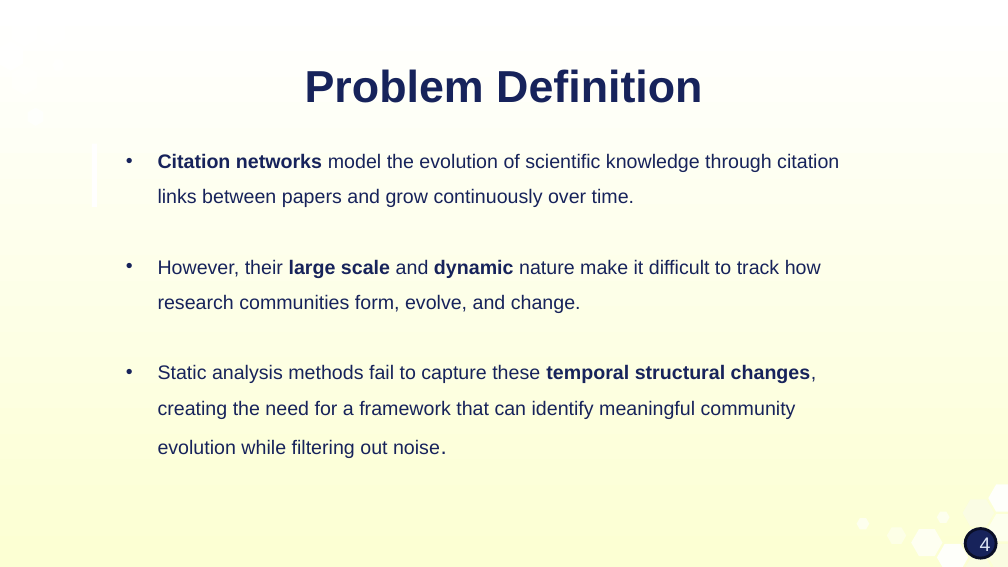
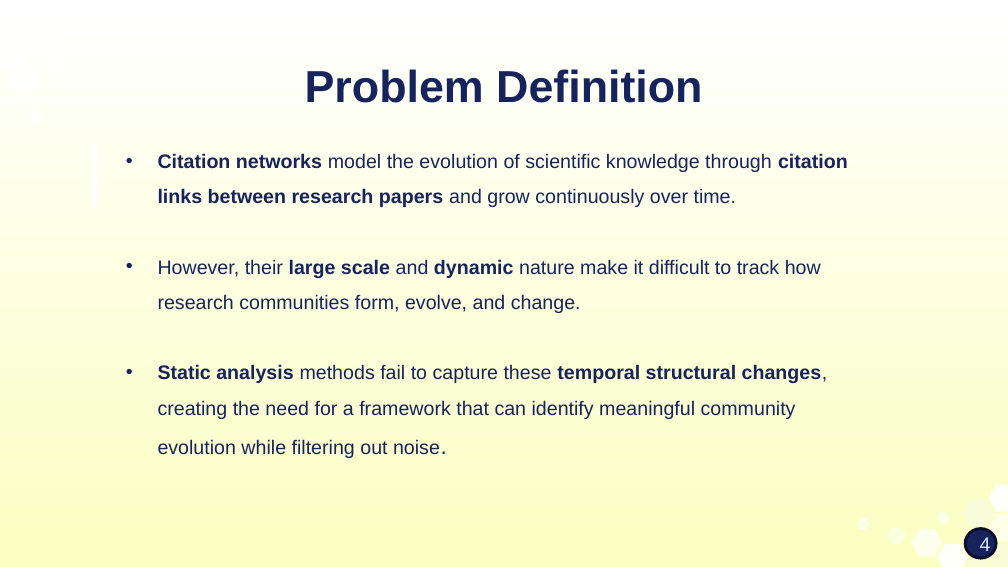
Before and after one commit to Yamit-Moreno/FinalProject_EvolvingKnowledgeInPublications, a slide deck: slide 4 of Capstone_Project_Phase_A_26-1-R-16.pptx. Drawn at 1008x567 pixels with LibreOffice and Linux fonts; fonts in the diff are those of the drawing; background and template pictures are left out. Boxes give left, top, right and bottom in pixels: in the first picture for what was removed or moved away, otherwise in the second. Text is boxed around its words. In the diff, an @@ line names an element or a change of style, - is before the commit and + after.

```diff
--- a/Capstone_Project_Phase_A_26-1-R-16.pptx
+++ b/Capstone_Project_Phase_A_26-1-R-16.pptx
@@ background gradient #FFFFFF to #FCFFD3 to gradient #FFFFFF to #FBFFC1 @@
@@ subtitle at (158,153,848,207): text changed @@
-• Citation networks model the evolution of scientific knowledge through citation links between papers and grow continuously over time.
+• Citation networks model the evolution of scientific knowledge through citation links between research papers and grow continuously over time.
@@ subtitle at (158,364,828,458): bold on in "Static analysis" @@
```
Also in this commit, not shown: 17 other slides changed.
